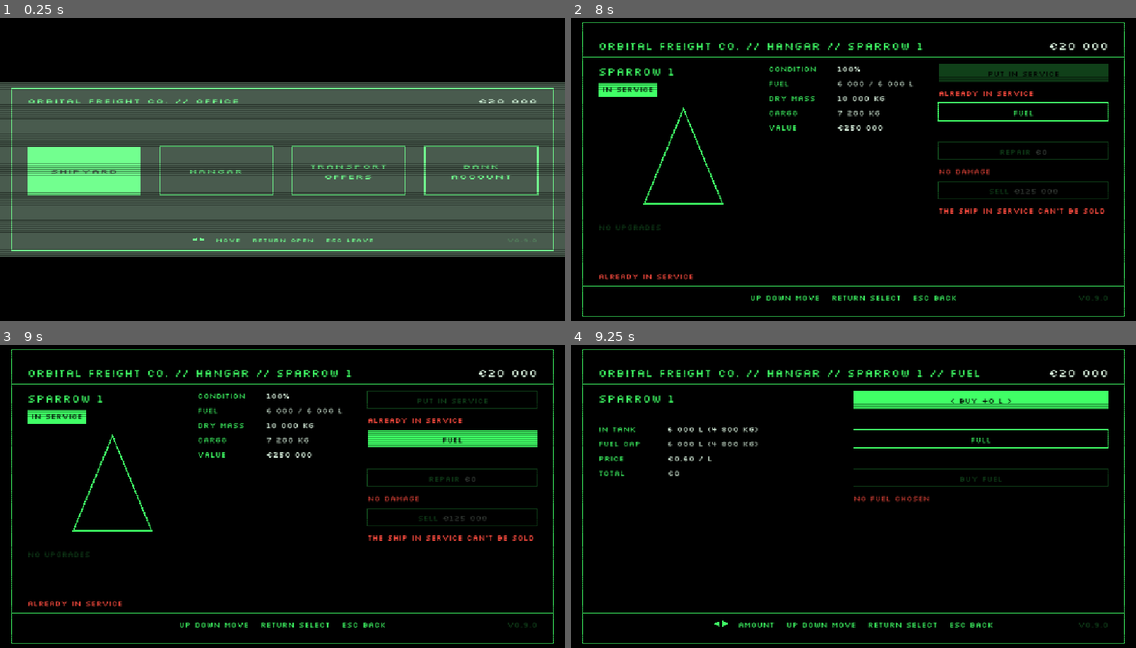
Above: before the commit, frames 1-4 (two rows, left to right).
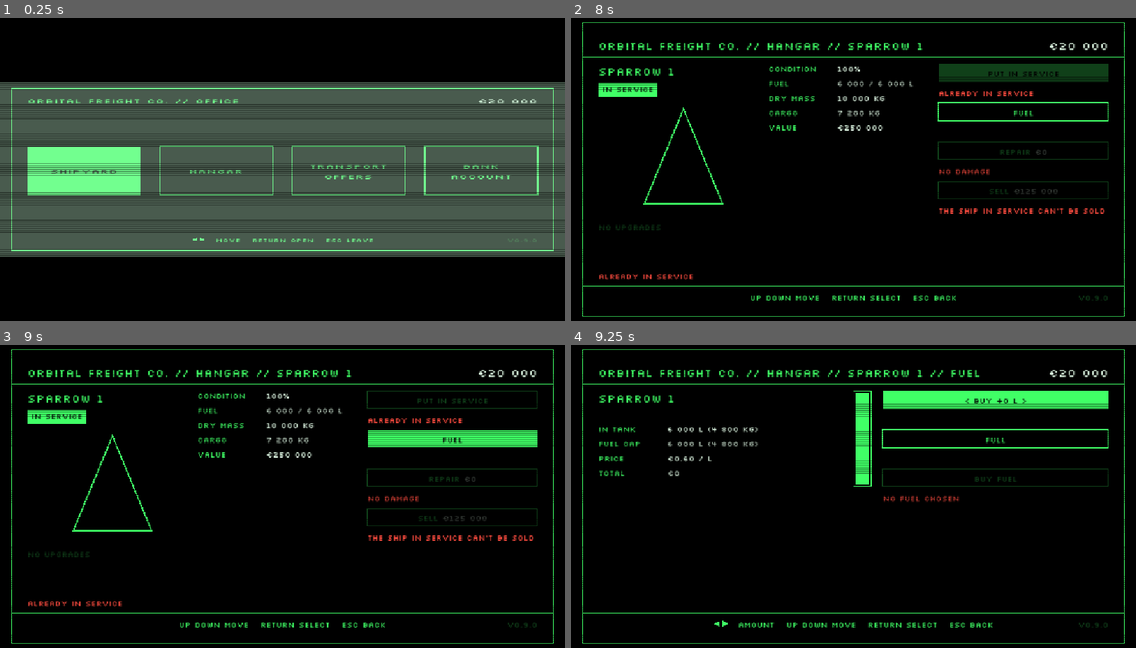
Above: after the commit, the same moments.

Repository: pkopczynski/lunar-lander
Game: Godot game, scene res://main.tscn
The game is run twice, just before and just after one commit, with the same random seed, the same clock (stepped at 60 frames per second) and the same inputs.
Inputs (mouse positions are in pixels of both pictures, inside the frame that each line leads up to):
- Up to frame 1 (0.25 s): no input
- Up to frame 2 (8 s): tap Enter (ui_accept) at 0.5, 0.77, 1.07, 1.25, 1.52, 1.82, 2.75, 3.02, 3.32, 3.77, 4.07, 4.52, 4.82, 5.75, 6.02, 6.32, 6.77, 7.07, 7.52, 7.82 s; move the mouse to (825, 233) at 0.52 s; hold Up (ui_up) 0.53-2.03 s; click (825, 233) at 0.67 s; move the mouse to (1023, 217) at 1.27 s; tap R (restart) at 2, 3.5 s; move the mouse to (684, 121) at 2.02 s; hold Left (ui_left) 2.03-3.53 s; move the mouse to (881, 169) at 2.77 s; click (881, 169) at 2.92 s; move the mouse to (768, 90) at 3.52 s; hold Down (ui_down) 3.53-4.28 s; tap Escape (ui_cancel) at 4.15 s; move the mouse to (977, 154) at 4.27 s; hold Right (ui_right) 4.28-5.03 s; move the mouse to (740, 184) at 5.02 s; hold Up (ui_up) 5.03-5.78 s; click (740, 184) at 5.17 s; move the mouse to (910, 99) at 5.77 s; hold Right (ui_right) from 5.78 s (still down); move the mouse to (825, 233) at 6.52 s; move the mouse to (1023, 217) at 7.27 s; click (1023, 217) at 7.42 s
- Up to frame 3 (9 s): move the mouse to (113, 448) at 8.02 s; release Right (ui_right) at 8.03 s; hold Down (ui_down) 8.03-8.78 s; move the mouse to (310, 496) at 8.77 s; hold Left (ui_left) from 8.78 s (still down)
- Up to frame 4 (9.25 s): keep holding Left (ui_left); tap Enter (ui_accept) at 9.02 s

Frames 1-3 are identical in both runs. In frame 4, 1.4% of the frame differs, in the area x 50-81%, y 15-52%.

Commit message:
feat: the fuel screen shows the tank as a bar, and fuel readouts move while pumping
- IN TANK, the Ship page and the berths table show the fuel in the tank now, and the
  Terminal redraws while fuel is pumped, so they grow or shrink as it goes in or out.
  Fuel still to pump keeps counting toward the cap.
- A vertical Tank bar left of the controls: green fill for the fuel in it, a dim pulsing
  part for fuel still to pump and the chosen amount, a white line at the fuel cap.

Co-Authored-By: Claude Opus 5.5 <noreply@anthropic.com>

Diff:
--- a/fuel_screen.gd
+++ b/fuel_screen.gd
@@ -5,10 +5,13 @@
 #
 # One control runs from SELL BACK to BUY: `< BUY +1 000 L >`, stepped with Left/Right to the next
 # round `STEP_LITRES` (so after FULL the steps are round again), never past selling the whole tank or buying up to the fuel cap; FULL sets it to fill up to the cap.
-# On the left: IN TANK (litres, then kg), FUEL CAP, PRICE per litre and TOTAL (or YOU GET for a
-# sell-back). The button under the control reads BUY FUEL or SELL FUEL and asks first; buying may
+# On the left: IN TANK (litres, then kg, as it is now, so it grows or shrinks while pumping), FUEL CAP,
+# PRICE per litre and TOTAL (or YOU GET for a sell-back). Between them and the control, a vertical
+# bar of the Tank: green up to the fuel in it, a dim pulsing green part for the fuel still to pump
+# and the amount chosen (above the green when buying, the top of the tank when selling back), and a
+# white line at the fuel cap when it's below the Tank. The button under the control reads BUY FUEL or SELL FUEL and asks first; buying may
 # take the balance below €0, with the confirm's red debt warning. Yes pays (one Transaction) and the
-# Hangar pumps the fuel (`Hangar.refuel()`). Fuel still to be pumped already counts as in the tank.
+# Hangar pumps the fuel (`Hangar.refuel()`). Fuel still to be pumped already counts toward the cap.
 # Escape goes back to the Ship page. The Office creates it and calls it while the screen shows.
 
 enum Row { AMOUNT, FULL, CONFIRM }
@@ -28,6 +31,12 @@
 const NONE_LITRES := 0.5
 
 const ACTION_SIZE := HangarScreen.ACTION_SIZE
+const BAR_WIDTH := 36.0
+const BAR_GAP := 24.0
+# The pulsing part's alpha swings between these, PULSE_HZ times a second.
+const PULSE_LOW := 0.15
+const PULSE_HIGH := 0.5
+const PULSE_HZ := 1.5
 const ACTION_STEP := HangarScreen.ACTION_STEP
 const STATUS_LABEL_WIDTH := HangarScreen.STATUS_LABEL_WIDTH
 
@@ -130,9 +139,19 @@
 
 func status() -> Array[Array]:
 	var kg := OwnedShip.KG_PER_LITRE
-	return [["IN TANK", Office.litres_and_kg(in_tank() * kg)], ["FUEL CAP", Office.litres_and_kg(cap() * kg)],
+	return [["IN TANK", Office.litres_and_kg(ship.fuel)], ["FUEL CAP", Office.litres_and_kg(cap() * kg)],
 		["PRICE", Office.per_litre(ship.fuel_price())],
 		["TOTAL" if buying() else "YOU GET", Economy.eur(ship.fuel_cost(absf(amount) * kg))]]
+
+
+# The bar's levels as shares of the Tank: x the top of the green fill, y the top of the pulsing part
+# above it (the tank after pumping and the chosen amount, or the fuel now when selling back below
+# it), z the fuel cap.
+func bar() -> Vector3:
+	var tank := Office.to_litres(ship.tank())
+	var now := Office.to_litres(ship.fuel)
+	var after := in_tank() + amount
+	return Vector3(minf(now, after), maxf(now, after), cap()) / tank
 
 
 func amount_text() -> String:
@@ -163,9 +182,29 @@
 		office.draw_text(pair[1], Vector2(area.position.x + STATUS_LABEL_WIDTH, y), Office.TEXT_SIZE,
 			half - STATUS_LABEL_WIDTH, HORIZONTAL_ALIGNMENT_LEFT, Office.WHITE)
 
-	var button := Rect2(Vector2(area.position.x + half, area.position.y), Vector2(half, ACTION_SIZE.y))
+	var buttons_x := area.position.x + half + BAR_WIDTH + BAR_GAP
+	draw_bar(Rect2(area.position.x + half, area.position.y, BAR_WIDTH, 2.0 * ACTION_STEP + ACTION_SIZE.y))
+	var button := Rect2(Vector2(buttons_x, area.position.y), Vector2(area.end.x - buttons_x, ACTION_SIZE.y))
 	var no_popup := office.popup == Office.PopupKind.NONE
 	for each: Row in Row.values():
 		var label: String = [amount_text(), FULL_TEXT, button_text()][each]
 		office.draw_action(button, label, "", each == row and no_popup, reason() if each == Row.CONFIRM else "")
 		button.position.y += ACTION_STEP
+
+
+# The Tank as a vertical bar filling upward: its frame, the green fill, the pulsing part and the cap.
+func draw_bar(frame: Rect2) -> void:
+	var levels := bar()
+	var inner := frame.grow(-Office.LINE_WIDTH * 2.0)
+	var level_y := func(share: float) -> float: return inner.end.y - inner.size.y * clampf(share, 0.0, 1.0)
+	var fill_top: float = level_y.call(levels.x)
+	var pulse_top: float = level_y.call(levels.y)
+	var pulse := lerpf(PULSE_LOW, PULSE_HIGH, 0.5 + 0.5 * sin(Time.get_ticks_msec() / 1000.0 * TAU * PULSE_HZ))
+	office.terminal.draw_rect(Rect2(inner.position.x, pulse_top, inner.size.x, fill_top - pulse_top),
+		Color(Office.GREEN, pulse))
+	office.terminal.draw_rect(Rect2(inner.position.x, fill_top, inner.size.x, inner.end.y - fill_top), Office.GREEN)
+	office.terminal.draw_rect(frame, Office.GREEN, false, Office.LINE_WIDTH)
+	if levels.z < 1.0:
+		var cap_y: float = level_y.call(levels.z)
+		office.terminal.draw_line(Vector2(frame.position.x, cap_y), Vector2(frame.end.x, cap_y), Office.WHITE,
+			Office.LINE_WIDTH)
--- a/office.gd
+++ b/office.gd
@@ -171,7 +171,8 @@
 	if notice_left > 0.0:
 		notice_left = maxf(notice_left - delta, 0.0)
 		terminal.queue_redraw()
-	if showing and screen in [Screen.TRANSPORT_OFFERS, Screen.BANK_ACCOUNT]:
+	# The FUEL screen's bar pulses, and fuel being pumped changes the Hangar's readouts.
+	if showing and (screen in [Screen.TRANSPORT_OFFERS, Screen.BANK_ACCOUNT, Screen.FUEL] or hangar.pumping):
 		terminal.queue_redraw()
 
 
--- a/tests/test_paid_fuel.gd
+++ b/tests/test_paid_fuel.gd
@@ -71,7 +71,17 @@
 	check(economy().balance == Economy.START_BALANCE - 3000, "paid at once, balance %d" % economy().balance)
 	await seconds(1.0)
 	check_near(ship.fuel, 800.0 + 400.0, 8.0, "500 L (400 kg) pumped in 1 s with the Terminal open")
-	check(fuel_screen().lines()[0] == "IN TANK 6 000 L (4 800 KG)", "IN TANK counts the fuel still to pump, got %s" % fuel_screen().lines()[0])
+	var early := fuel_screen().lines()[0]
+	check(early.begins_with("IN TANK 1 4") or early.begins_with("IN TANK 1 5"), "IN TANK grows as it pumps, got %s" % early)
+	check(fuel_screen().amount_text() == "< BUY +0 L >", "fuel still to pump counts toward the cap, got %s" % fuel_screen().amount_text())
+	await press(&"ui_cancel")
+	var page_fuel := fuel_line()
+	await seconds(1.0)
+	check(fuel_line() != page_fuel, "the Ship page's FUEL grows while pumping, %s then %s" % [page_fuel, fuel_line()])
+	await press(&"ui_cancel")
+	var row := hangar_screen().rows()[0]
+	await seconds(1.0)
+	check(hangar_screen().rows()[0] != row, "the berths table's fuel grows while pumping, %s then %s" % [row, hangar_screen().rows()[0]])
 	await leave_office()
 	await frames(2)
 	check(message().begins_with("Docked!\nPumping fuel… "), "the HUD says it's pumping, got %s" % message())
@@ -182,3 +192,26 @@
 	await leave_office()
 	await frames(2)
 	check(message() == "Docked!", "nothing is pumping into the Mule, got %s" % message())
+
+
+
+func fuel_line() -> String:
+	for line in hangar_screen().page_lines():
+		if line.begins_with("FUEL "):
+			return line
+	return ""
+
+
+func test_the_fuel_bar_shows_the_tank_and_the_chosen_amount_on_top_of_it() -> void:
+	lander().fuel = 800.0
+	await open_fuel_screen(hangar().in_service)
+	var bar := fuel_screen().bar()
+	# 1 000 L in a 6 000 L Tank, +1 000 L chosen on top of it.
+	check_near(bar.x, 1.0 / 6.0, 0.001, "the green fill is the fuel in the tank")
+	check_near(bar.y, 2.0 / 6.0, 0.001, "the pulsing part reaches the tank after buying")
+	check_near(bar.z, 1.0, 0.001, "the fuel cap is the whole Tank without a Load")
+	await press(&"ui_left")
+	await press(&"ui_left")
+	bar = fuel_screen().bar()
+	check_near(bar.x, 0.0, 0.001, "selling everything back leaves no green fill")
+	check_near(bar.y, 1.0 / 6.0, 0.001, "the pulsing part is what is sold back")
Not shown, changed: docs/gameplay/office.md
